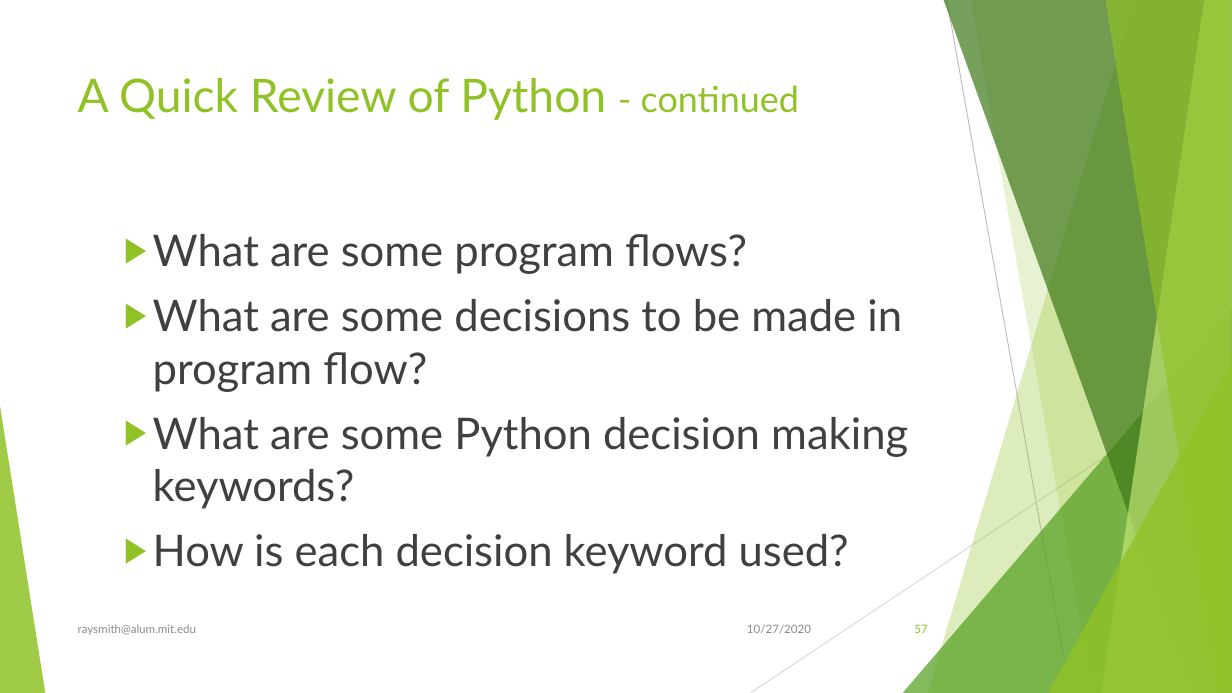
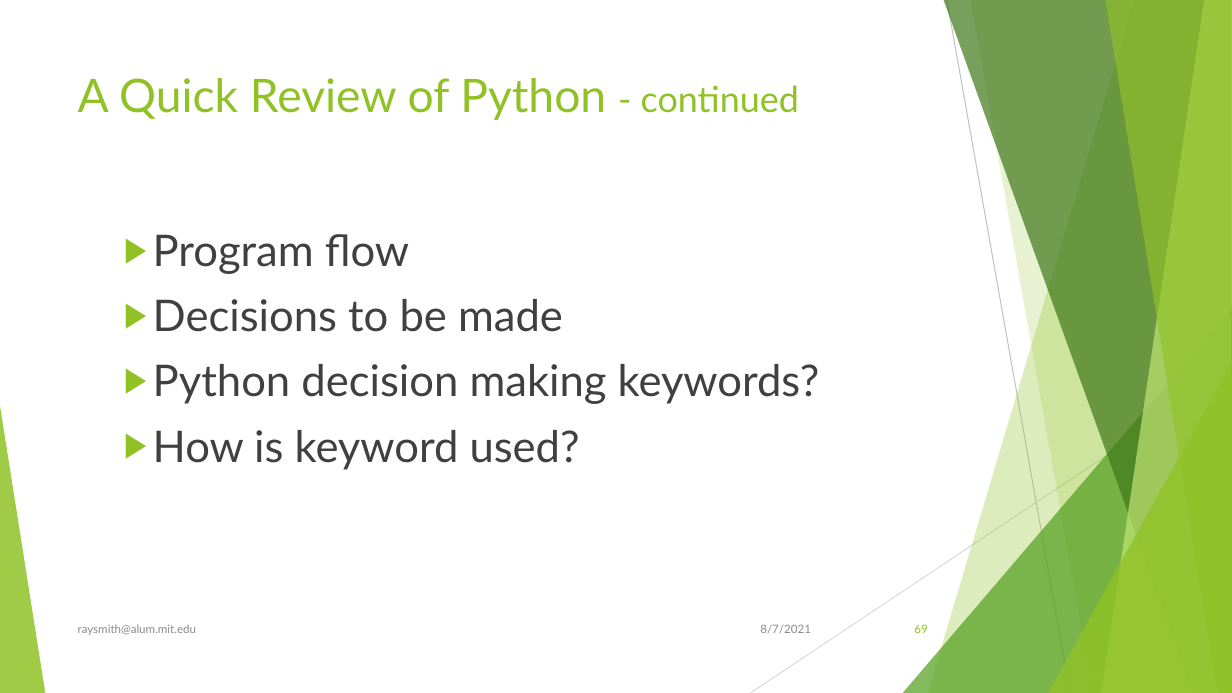
Before and after one commit to raysmith619/Introduction-To-Programming, a slide deck: slide 69 of Docs/Introduction to Proramming Using Python.pptx (slide 57 before the commit). Drawn at 1232x693 pixels with LibreOffice and Linux fonts; fonts in the diff are those of the drawing. Boxes give left, top, right and bottom in pixels: in the first picture for what was removed or moved away, otherwise in the second. Text is boxed around its words. In the diff, an @@ line names an element or a change of style, - is before the commit and + after.

```diff
--- a/Docs/Introduction to Proramming Using Python.pptx
+++ b/Docs/Introduction to Proramming Using Python.pptx
@@ text at (153, 234, 820, 470): text changed @@
-  ▶ What are some program flows?
-  ▶ What are some decisions to be made in program flow?
-  ▶ What are some Python decision making keywords?
-  ▶ How is each decision keyword used?
+  ▶ Program flow
+  ▶ Decisions to be made
+  ▶ Python decision making keywords?
+  ▶ How is keyword used?
@@ text at (760, 624, 811, 634): text changed @@
-10/27/2020
+8/7/2021
@@ page number at (914, 624, 927, 633): text changed @@
-57
+69
```
Also in this commit, not shown: 122 other slides changed, 19 slides added, 7 slides removed, 17 other files.
